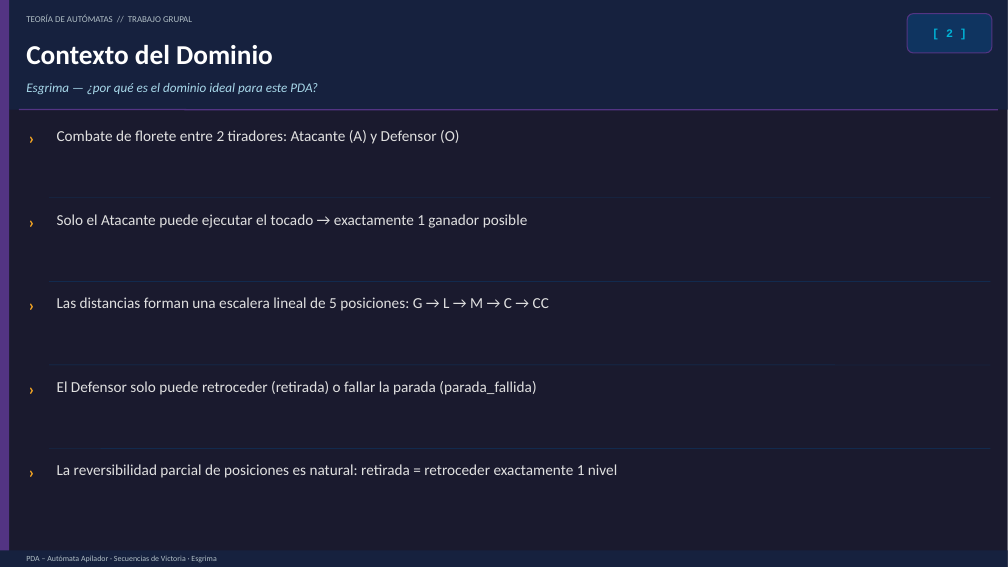
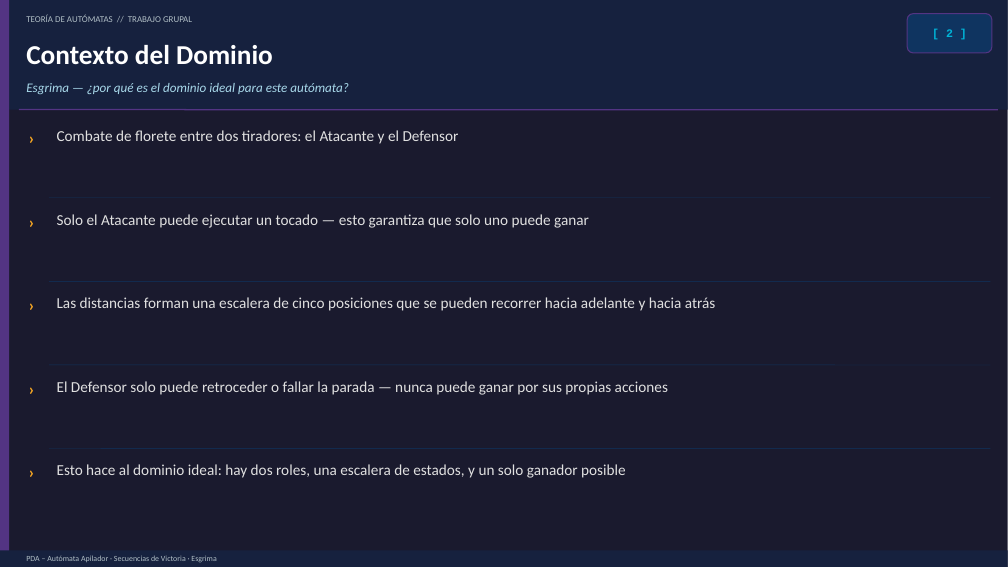
Before and after one commit to Benjamin2150/automata_proyecto, a slide deck: slide 2 of Proyecto_PDA_Esgrima.pptx. Drawn at 1008x567 pixels with LibreOffice and Linux fonts; fonts in the diff are those of the drawing. Boxes give left, top, right and bottom in pixels: in the first picture for what was removed or moved away, otherwise in the second. Text is boxed around its words. In the diff, an @@ line names an element or a change of style, - is before the commit and + after.

```diff
--- a/Proyecto_PDA_Esgrima.pptx
+++ b/Proyecto_PDA_Esgrima.pptx
@@ text at bbox=[26, 83, 349, 94]: text changed @@
-Esgrima — ¿por qué es el dominio ideal para este PDA?
+Esgrima — ¿por qué es el dominio ideal para este autómata?
@@ text at bbox=[57, 130, 459, 144]: text changed @@
-Combate de florete entre 2 tiradores: Atacante (A) y Defensor (O)
+Combate de florete entre dos tiradores: el Atacante y el Defensor
@@ text at bbox=[57, 214, 589, 228]: text changed @@
-Solo el Atacante puede ejecutar el tocado → exactamente 1 ganador posible
+Solo el Atacante puede ejecutar un tocado — esto garantiza que solo uno puede ganar
@@ text at bbox=[57, 297, 716, 311]: text changed @@
-Las distancias forman una escalera lineal de 5 posiciones: G → L → M → C → CC
+Las distancias forman una escalera de cinco posiciones que se pueden recorrer hacia adelante y hacia atrás
@@ text at bbox=[57, 381, 668, 395]: text changed @@
-El Defensor solo puede retroceder (retirada) o fallar la parada (parada_fallida)
+El Defensor solo puede retroceder o fallar la parada — nunca puede ganar por sus propias acciones
@@ text at bbox=[57, 464, 626, 478]: text changed @@
-La reversibilidad parcial de posiciones es natural: retirada = retroceder exactamente 1 nivel
+Esto hace al dominio ideal: hay dos roles, una escalera de estados, y un solo ganador posible
```
Also in this commit, not shown: 8 other slides changed, 2 other files.
